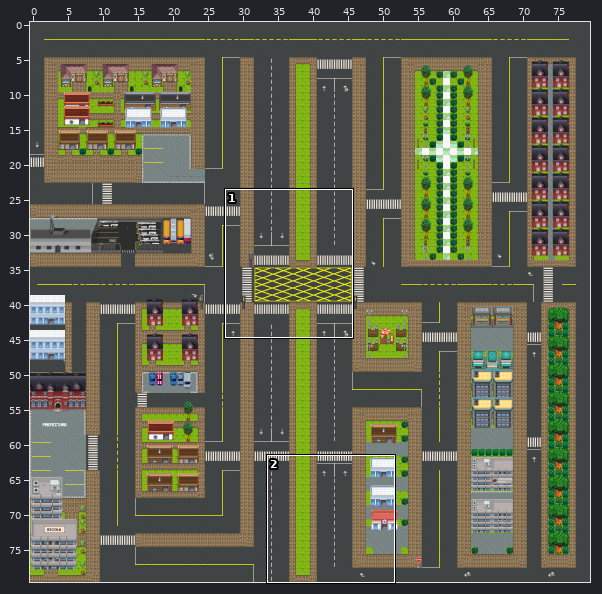
Tiled map: files/tileset/map.tmx. Above: a wide view before the commit, with the close-up outlined.
Close-up. First the earlier version:
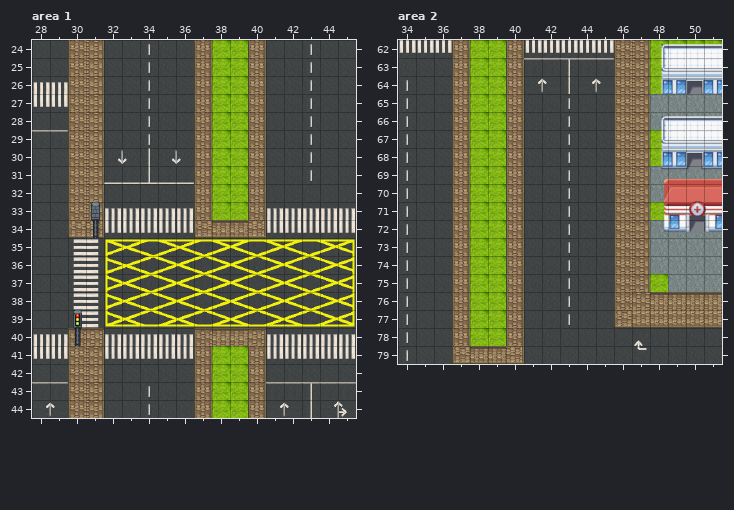
Cells are 32x32 px. Shown: area 1 x 28..45, y 24..44; area 2 x 34..51, y 62..79. The commit also changed other parts of the map, which this record leaves out.
Once edited:
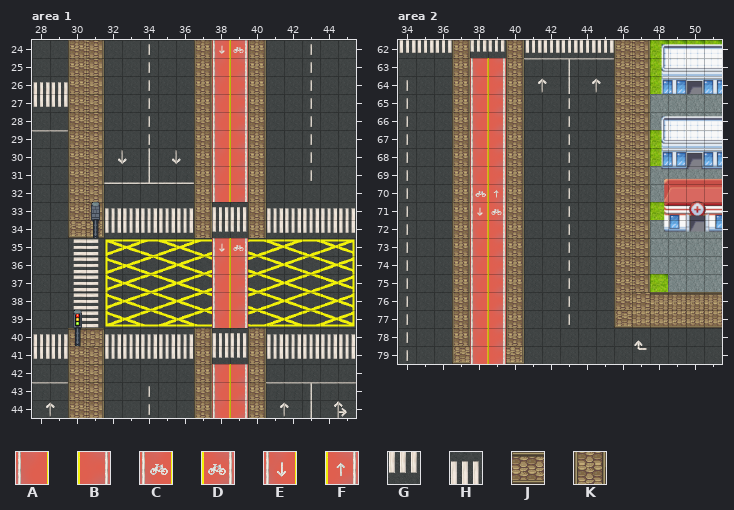
Key: from "tileset": A 980, B 981, C 1100, D 1101, E 1220, F 1221, G 2046 turned 180, H 2166 turned 180, J 3027, K 3029.
_ is an empty cell, # one hidden under a higher layer.
Tiles of an added or newly shown layer are drawn over the layers below it.
Diff:
{"where": "layer \"Piso\", area 1"}
{"y":34,"x":38,"old":"JJ","new":"##"}
{"where": "layer \"Ciclofaixa\" (now shown), area 1"}
{"y":24,"x":38,"old":"__","new":"ED"}
{"y":25,"x":38,"old":"__","new":"AB"}
{"y":26,"x":38,"old":"__","new":"AB"}
{"y":27,"x":38,"old":"__","new":"AB"}
{"y":28,"x":38,"old":"__","new":"AB"}
{"y":29,"x":38,"old":"__","new":"AB"}
{"y":30,"x":38,"old":"__","new":"AB"}
{"y":31,"x":38,"old":"__","new":"AB"}
{"y":32,"x":38,"old":"__","new":"AB"}
{"y":33,"x":38,"old":"__","new":"HH"}
{"y":34,"x":37,"old":"____","new":"KGGK"}
{"y":35,"x":38,"old":"__","new":"ED"}
{"y":36,"x":38,"old":"__","new":"AB"}
{"y":37,"x":38,"old":"__","new":"AB"}
{"y":38,"x":38,"old":"__","new":"AB"}
{"y":39,"x":38,"old":"__","new":"AB"}
{"y":40,"x":37,"old":"____","new":"KHHK"}
{"y":41,"x":38,"old":"__","new":"GG"}
{"y":42,"x":38,"old":"__","new":"AB"}
{"y":43,"x":38,"old":"__","new":"AB"}
{"y":44,"x":38,"old":"__","new":"AB"}
{"where": "layer \"Ciclofaixa\" (now shown), area 2"}
{"y":62,"x":38,"old":"__","new":"GG"}
{"y":63,"x":38,"old":"__","new":"AB"}
{"y":64,"x":38,"old":"__","new":"AB"}
{"y":65,"x":38,"old":"__","new":"AB"}
{"y":66,"x":38,"old":"__","new":"AB"}
{"y":67,"x":38,"old":"__","new":"AB"}
{"y":68,"x":38,"old":"__","new":"AB"}
{"y":69,"x":38,"old":"__","new":"AB"}
{"y":70,"x":38,"old":"__","new":"CF"}
{"y":71,"x":38,"old":"__","new":"ED"}
{"y":72,"x":38,"old":"__","new":"AB"}
{"y":73,"x":38,"old":"__","new":"AB"}
{"y":74,"x":38,"old":"__","new":"AB"}
{"y":75,"x":38,"old":"__","new":"AB"}
{"y":76,"x":38,"old":"__","new":"AB"}
{"y":77,"x":38,"old":"__","new":"AB"}
{"y":78,"x":38,"old":"__","new":"AB"}
{"y":79,"x":38,"old":"__","new":"AB"}
{"label":"changed","picture_box":[194,40,266,418]}
{"label":"added","picture_box":[470,40,506,364]}
